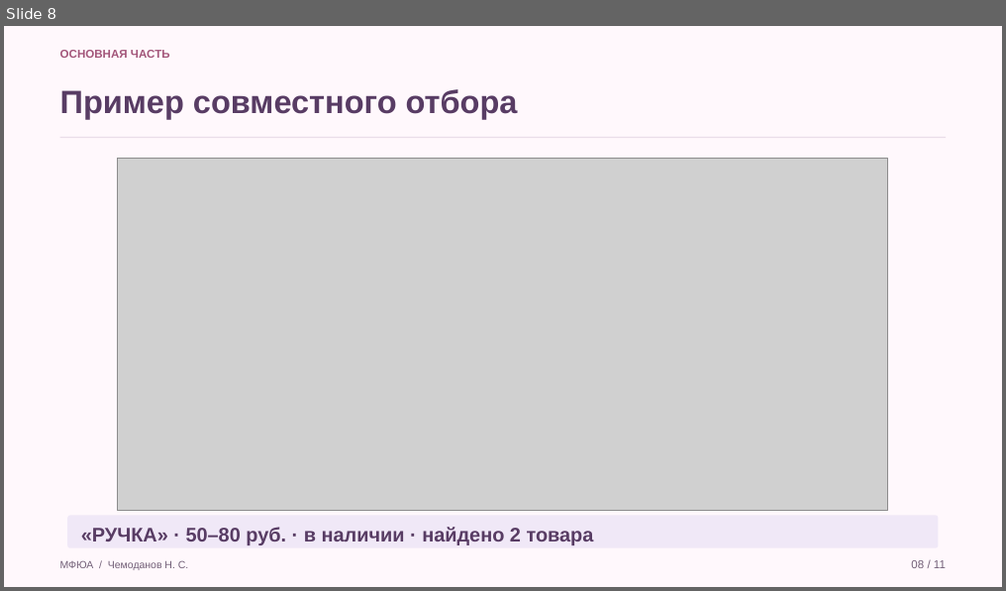
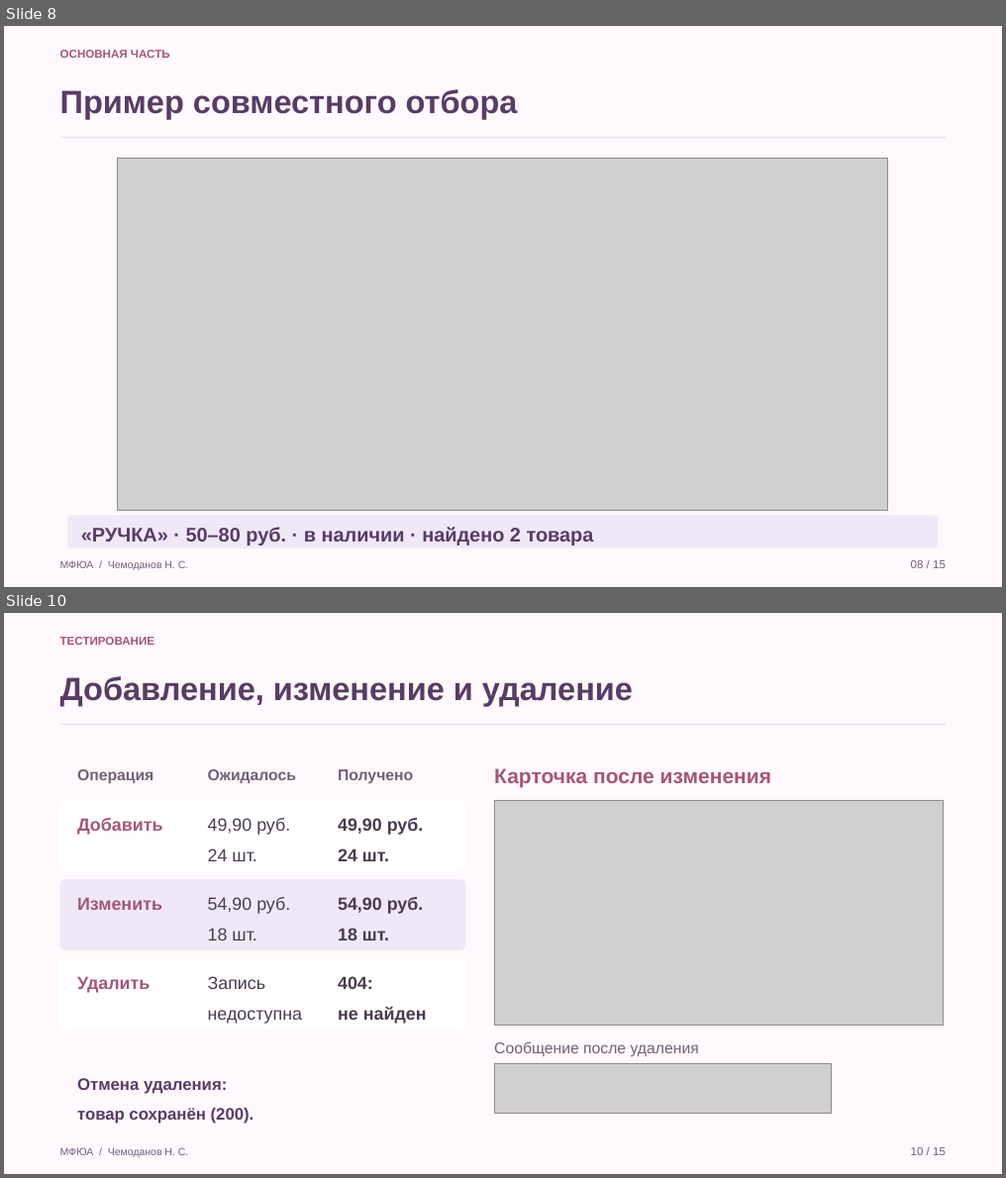
Before and after one commit to Koryza/kyyyyyrsach, a slide deck: docs/defense/catalog_defense.pptx. Shown one above the other, each under a label of ours: slide 8 before the commit, slides 8 and 10 after it; the slides between them are not shown. The pictures are 1006x591 and 1006x1178 pixels, drawn with LibreOffice and Linux fonts; fonts in the diff are those of the drawing; grey boxes stand for pictures. Boxes give left, top, right and bottom in pixels: in the first picture for what was removed or moved away, otherwise in the second. Text is boxed around its words. In the diff, an @@ line names an element or a change of style, - is before the commit and + after.

Commit message:
Исправил схему и добавил тестирование

```diff
--- a/docs/defense/catalog_defense.pptx
+++ b/docs/defense/catalog_defense.pptx
@@ slide 10 added at (4,613,1002,1174), background #FFF8FC @@
@@ text added at (60,637,154,645), 11 pt, text #A3567A, bold @@
+ТЕСТИРОВАНИЕ
@@ text added at (60,676,633,706), 31 pt, text #583C64, bold @@
+Добавление, изменение и удаление
@@ rectangle added at (60,724,945,725), fill #EADDE9 @@
@@ text added at (77,769,153,784), 15 pt, text #726078, bold @@
+Операция
@@ text added at (208,769,296,783), 15 pt, text #726078, bold @@
+Ожидалось
@@ text added at (338,769,413,783), 15 pt, text #726078, bold @@
+Получено
@@ text added at (494,768,771,787), 20 pt, text #A3567A, bold @@
+Карточка после изменения
@@ rounded rectangle added at (60,800,466,871), fill #FFFFFF @@
@@ text added at (77,818,162,835), 17 pt, text #A3567A, bold @@
+Добавить
@@ text added at (208,818,290,861), 17 pt, text #493B50 @@
+49,90 руб.
+24 шт.
@@ text added at (338,818,424,861), 17 pt, text #493B50, bold @@
+49,90 руб.
+24 шт.
@@ picture added at (494,800,944,1026) @@
@@ rounded rectangle added at (60,879,466,951), fill #F0E8F7 @@
@@ text added at (77,897,162,910), 17 pt, text #A3567A, bold @@
+Изменить
@@ text added at (208,897,290,941), 17 pt, text #493B50 @@
+54,90 руб.
+18 шт.
@@ text added at (338,897,424,941), 17 pt, text #493B50, bold @@
+54,90 руб.
+18 шт.
@@ rounded rectangle added at (60,959,466,1030), fill #FFFFFF @@
@@ text added at (77,976,150,993), 17 pt, text #A3567A, bold @@
+Удалить
@@ text added at (208,976,303,1024), 17 pt, text #493B50 @@
+Запись
+недоступна
@@ text added at (338,976,427,1024), 17 pt, text #493B50, bold @@
+404:
+не найден
@@ text added at (494,1042,699,1057), 15 pt, text #726078 @@
+Сообщение после удаления
@@ text added at (77,1078,254,1124), 16 pt, text #583C64, bold @@
+Отмена удаления:
+товар сохранён (200).
@@ picture added at (494,1063,832,1114) @@
@@ text added at (60,1148,188,1157), 10 pt, text #726078 @@
+МФЮА / Чемоданов Н. С.
@@ text added at (911,1148,945,1156), 11 pt, text #726078 @@
+10 / 15
@@ slide 8 changed as well @@
@@ text at (911,561,945,569): text changed @@
-08 / 11
+08 / 15
```
Also in this commit, not shown: 9 other slides changed, 4 other slides added, 1 slide removed, 23 other files.
